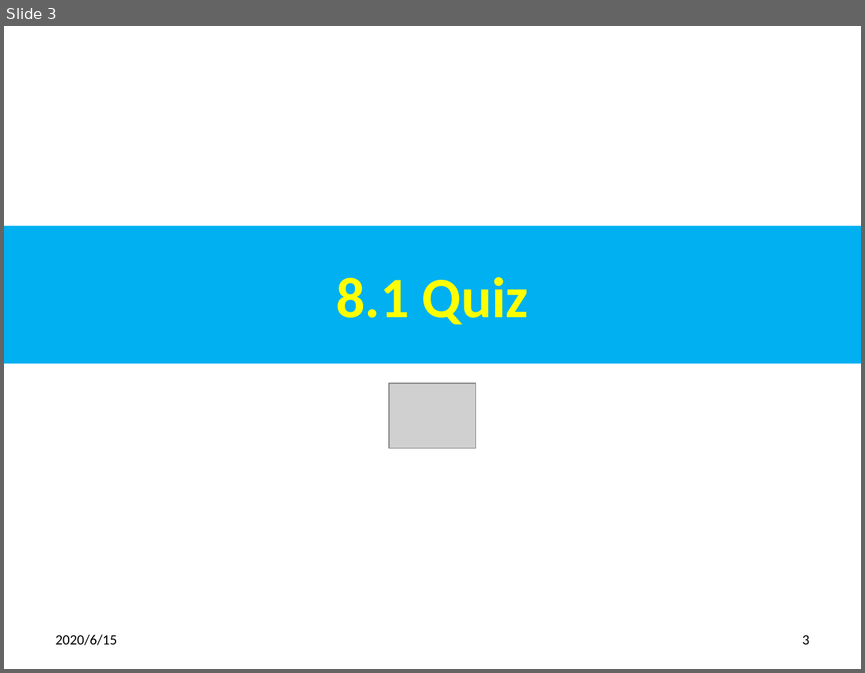
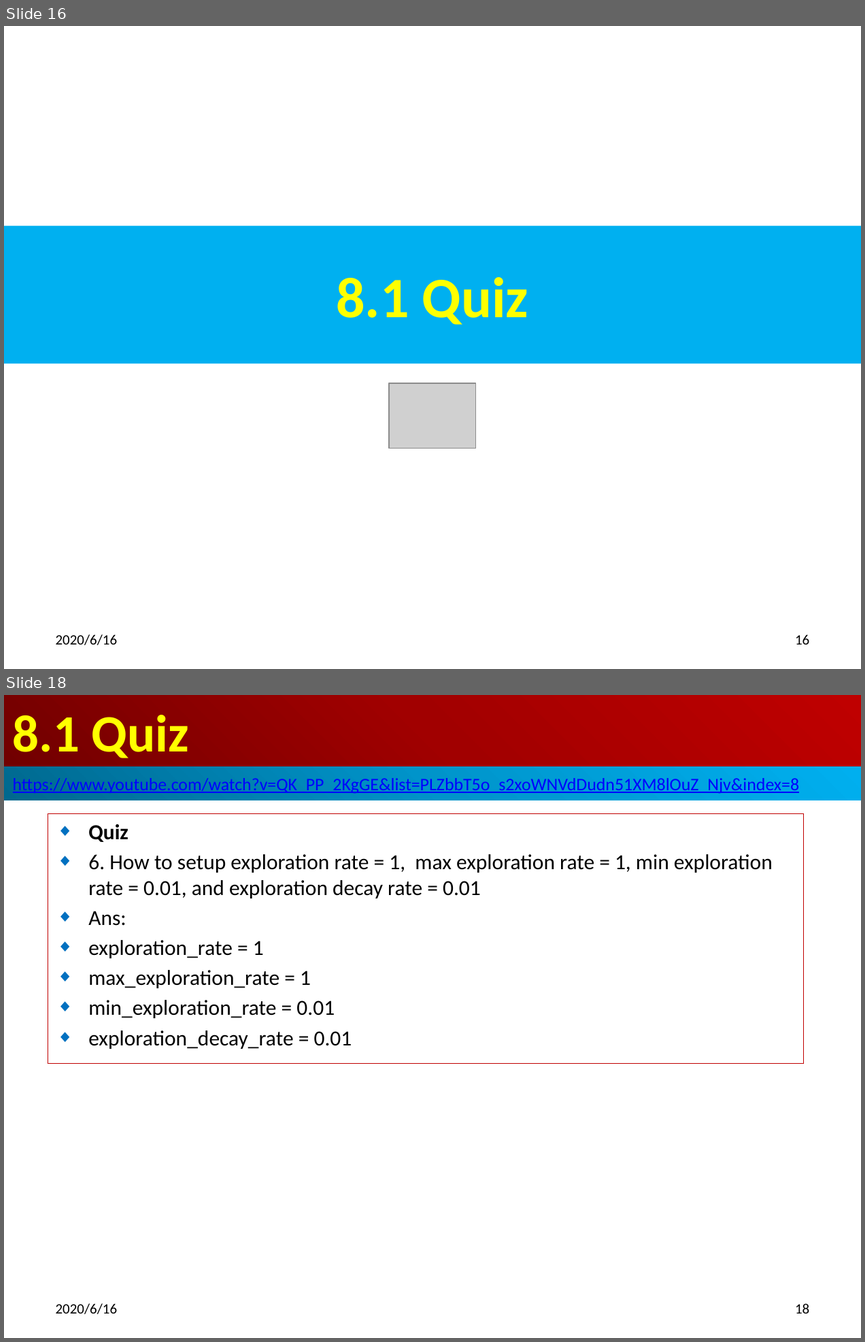
Before and after one commit to peterhchen/950_Reinforce, a slide deck: 08_OpenAI_Python_QLearn.pptx. Shown one above the other, each under a label of ours: slide 3 before the commit, slides 16 and 18 after it; the slides between them are not shown. The pictures are 865x673 and 865x1342 pixels, drawn with LibreOffice and Linux fonts; fonts in the diff are those of the drawing; grey boxes stand for pictures. Boxes give left, top, right and bottom in pixels: in the first picture for what was removed or moved away, otherwise in the second. Text is boxed around its words. In the diff, an @@ line names an element or a change of style, - is before the commit and + after.

```diff
--- a/08_OpenAI_Python_QLearn.pptx
+++ b/08_OpenAI_Python_QLearn.pptx
@@ slide 18 added at [4,695,861,1338], background #FFFFFF @@
@@ title added at [4,695,861,767], fill gradient #720000 to #A20000 to #C00000, 44 pt, text #FFFF00, bold @@
+8.1 Quiz
@@ rectangle added at [4,767,861,800], fill gradient #00688E to #0094CA to #00B0F0, 14.8 pt, text #0000FF, underline @@
+https://www.youtube.com/watch?v=QK_PP_2KgGE&list=PLZbbT5o_s2xoWNVdDudn51XM8lOuZ_Njv&index=8
@@ subtitle added at [48,814,804,1064], outline #C00000 0.75 pt, 18 pt, text #000000 @@
+◆ Quiz
+◆ 6. How to setup exploration rate = 1, max exploration rate = 1, min exploration rate = 0.01, and exploration decay rate = 0.01
+◆ Ans:
+◆ exploration_rate = 1
+◆ max_exploration_rate = 1
+◆ min_exploration_rate = 0.01
+◆ exploration_decay_rate = 0.01
@@ text added at [56,1303,118,1314], 12 pt, text #000000 @@
+2020/6/16
@@ page number added at [795,1303,809,1313], 12 pt, text #000000 @@
+18
@@ what was slide 3 is now slide 16 @@
@@ slide 16 changed as well @@
@@ text at [56,634,118,645]: text changed @@
-2020/6/15
+2020/6/16
@@ page number at [795,634,809,644]: text changed @@
-3
+16
```
Also in this commit, not shown: 4 other slides changed, 13 other slides added, 1 other file.
